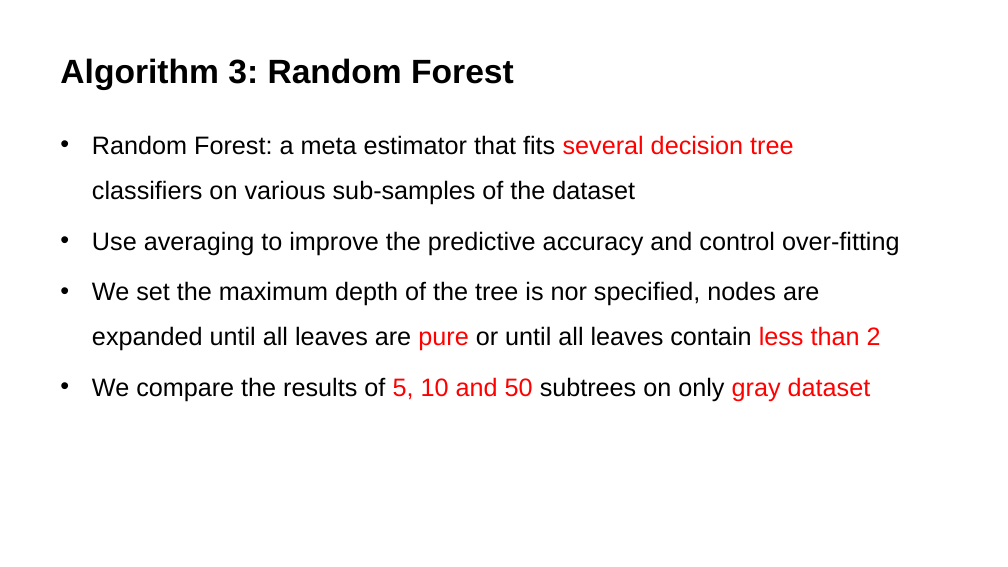
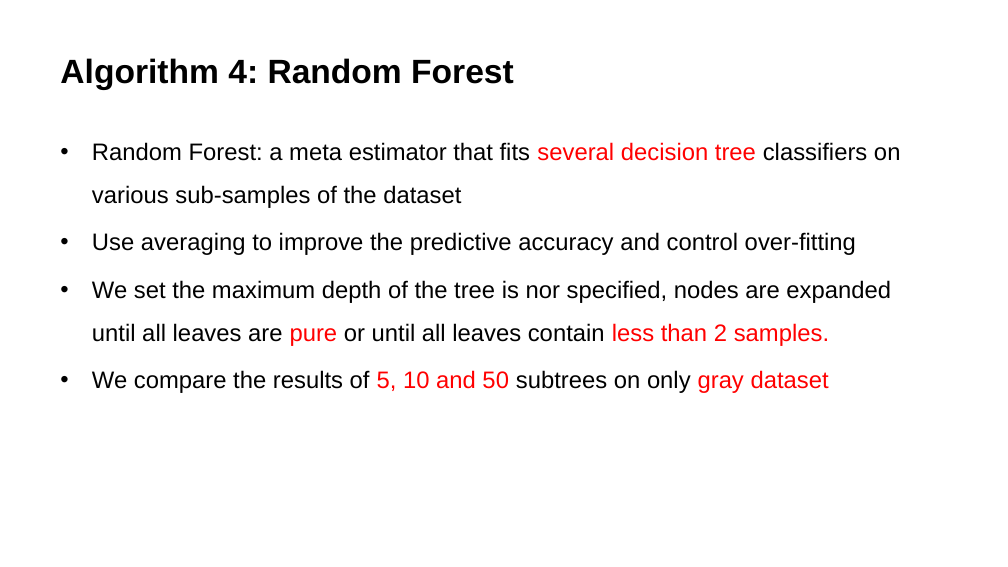
Before and after one commit to GuoJiaqi-1020/EE-475-ML-Final-Project, a slide deck: slide 11 of ML_Final_guojiaqi.pptx. Drawn at 1008x567 pixels with LibreOffice and Linux fonts; fonts in the diff are those of the drawing; background and template pictures are left out. Boxes give left, top, right and bottom in pixels: in the first picture for what was removed or moved away, otherwise in the second. Text is boxed around its words. In the diff, an @@ line names an element or a change of style, - is before the commit and + after.

```diff
--- a/ML_Final_guojiaqi.pptx
+++ b/ML_Final_guojiaqi.pptx
@@ text at [60,58,514,90]: text changed @@
-Algorithm 3: Random Forest
+Algorithm 4: Random Forest
@@ text "Random Forest: a meta estimator ...": place and size @@
-text "Random Forest: a meta estimator ..." at [92,135,900,401]
+text "Random Forest: a meta estimator ..." at [92,142,901,393]
@@ text at [92,142,901,393]: size 18 to 17 pt in "Random Forest: a meta estimator that fits ...", "Use averaging to improve the predictive accuracy ...", "We compare the results of 5, 10 ..." @@
@@ text at [92,280,891,346]: text changed; size 18 to 17 pt @@
-• We set the maximum depth of the tree is nor specified, nodes are expanded until all leaves are pure or until all leaves contain less than 2
+• We set the maximum depth of the tree is nor specified, nodes are expanded until all leaves are pure or until all leaves contain less than 2 samples.
```
Also in this commit, not shown: 7 other slides changed, 2 slides added, 4 slides removed, 2 other files.
